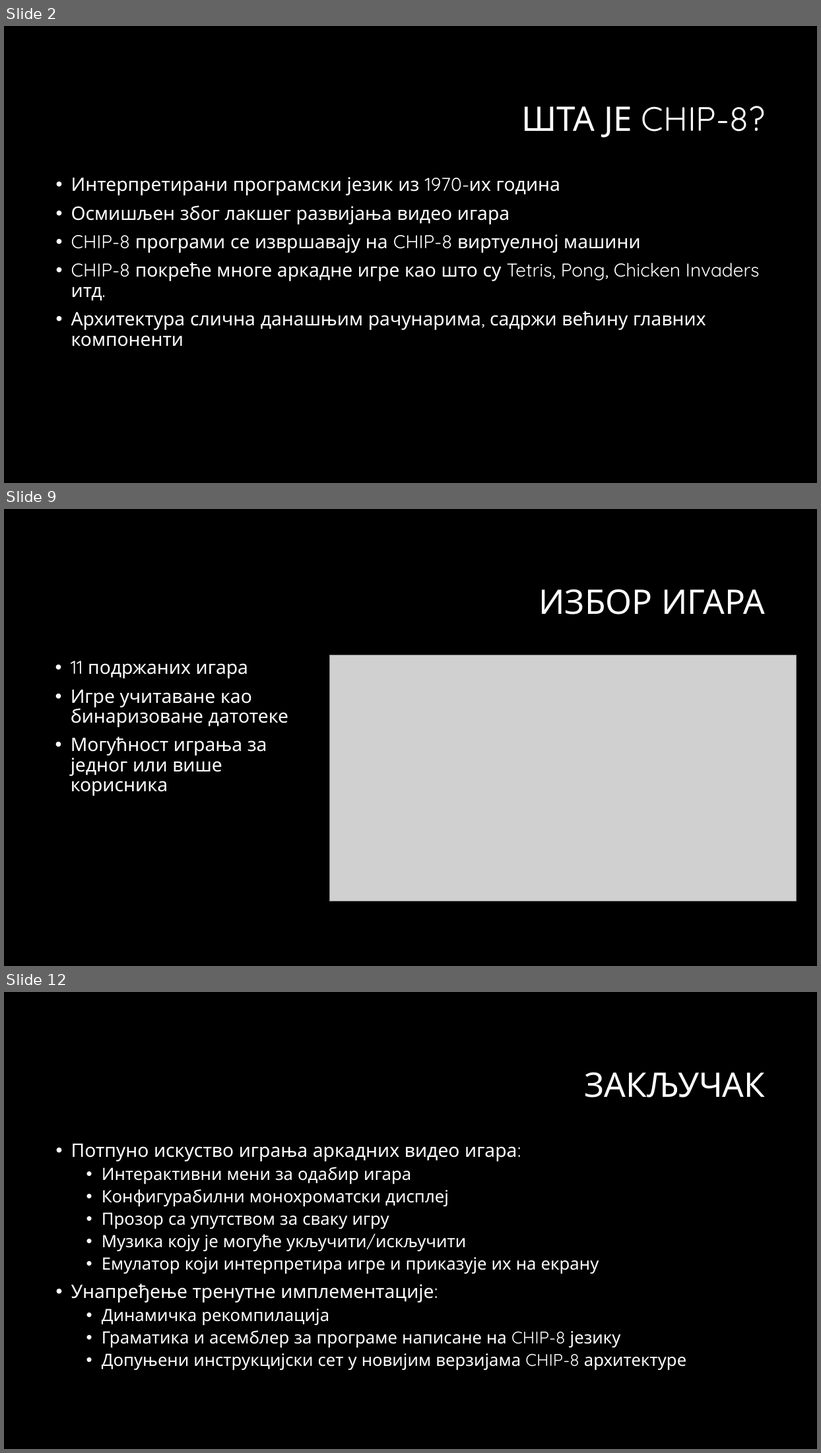
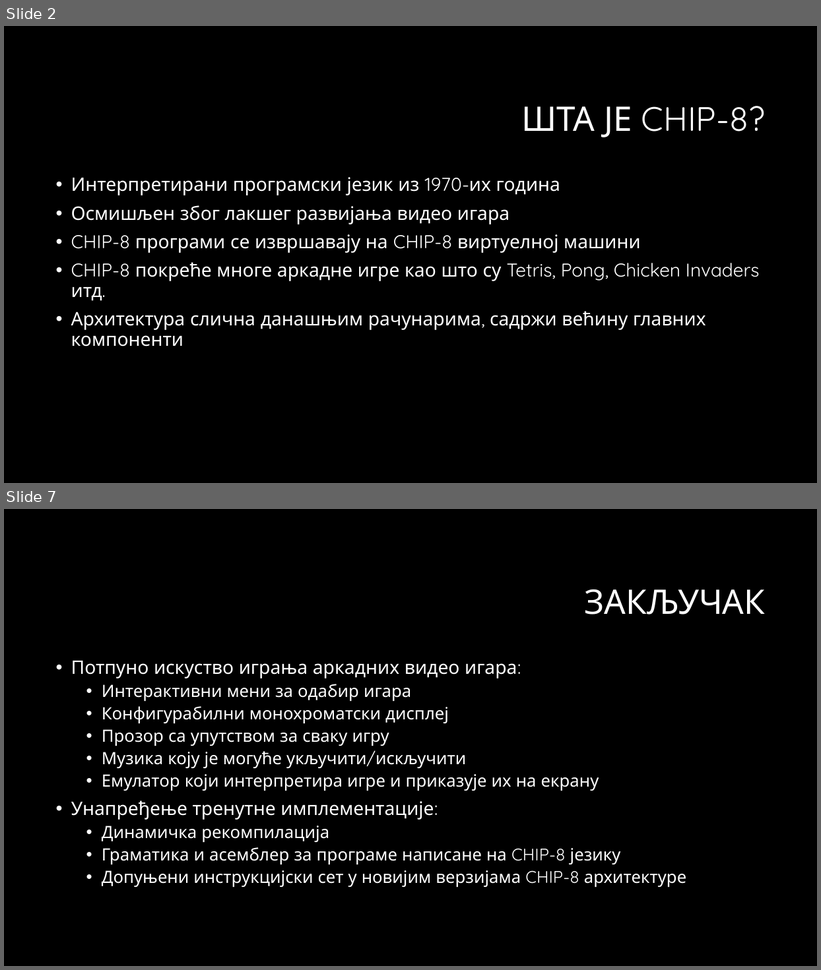
Before and after one commit to markokujundzic/CHIP8, a slide deck: doc/diplomski.pptx. Shown one above the other, each under a label of ours: slides 2, 9 and 12 before the commit, slides 2 and 7 after it; the slides between them are not shown. The pictures are 821x1453 and 821x970 pixels, drawn with LibreOffice and Linux fonts; fonts in the diff are those of the drawing; grey boxes stand for pictures; background and template pictures are left out. Boxes give left, top, right and bottom in pixels: in the first picture for what was removed or moved away, otherwise in the second. Text is boxed around its words. In the diff, an @@ line names an element or a change of style, - is before the commit and + after.

```diff
--- a/doc/diplomski.pptx
+++ b/doc/diplomski.pptx
@@ slide 9 removed at box(4, 509, 817, 966), background #000000 @@
@@ title removed at box(539, 589, 766, 615) @@
-ИЗБОР ИГАРА
@@ text removed at box(71, 661, 288, 796) @@
-• 11 подржаних игара
-• Игре учитаване као бинаризоване датотеке
-• Могућност играња за једног или више корисника
@@ picture removed at box(330, 656, 797, 902) @@
@@ what was slide 12 is now slide 7 @@
```
Also in this commit, not shown: 5 slides changed, 4 other slides removed, 5 other files.
